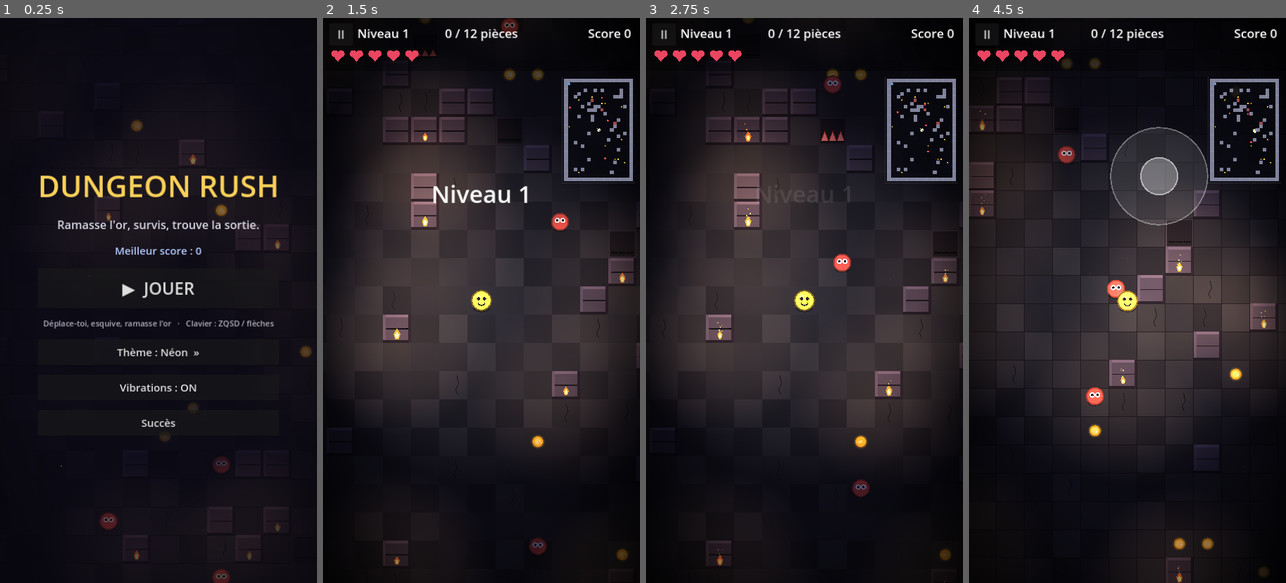
Above: before the commit, frames 1-4 (left to right).
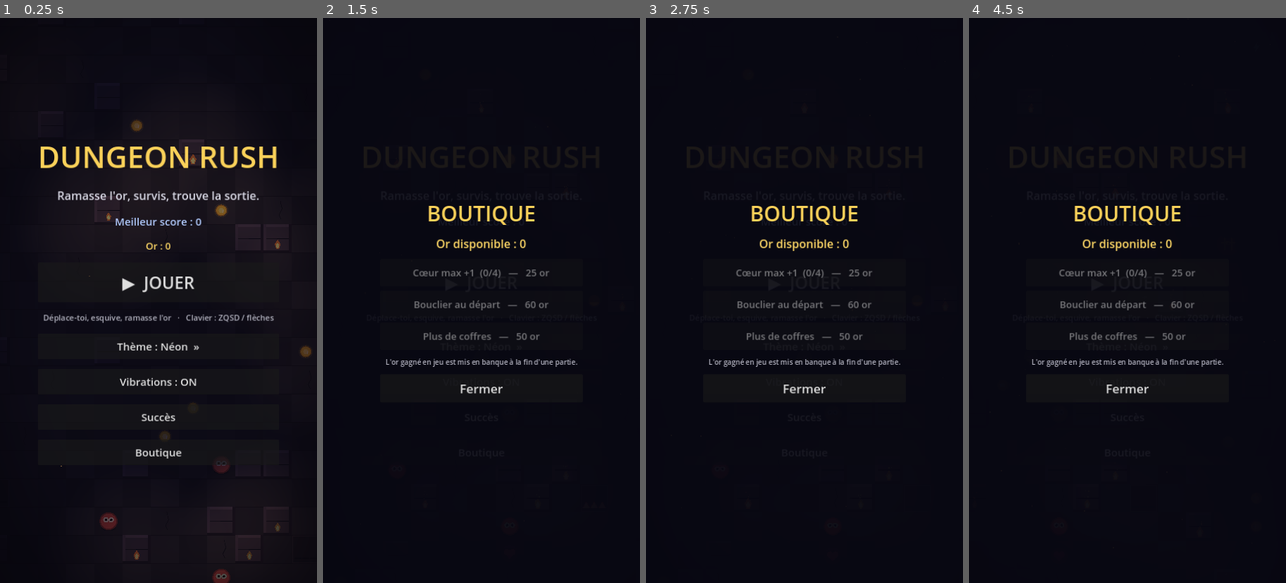
Above: after the commit, the same moments.

Repository: keerigan/godot-dungeon
Game: Godot game, scene res://scenes/Main.tscn
Two runs of this game, one before a commit and one after it. Both use one fixed random seed, a clock stepped at 60 frames per second and the inputs below.
Inputs (mouse positions are in pixels of both pictures, inside the frame that each line leads up to):
- Up to frame 1 (0.25 s): no input
- Up to frame 2 (1.5 s): click (481, 453) at 0.5 s, where only the run after the commit has a clickable "Boutique"; click "▶ JOUER" at 1.25 s
- Up to frame 3 (2.75 s): click (804, 283) at 2 s, where only the run after the commit has a clickable "▶ JOUER"
- Up to frame 4 (4.5 s): move the mouse to (1197, 272) at 2.77 s; hold D 2.78-3.5 s; click (1197, 272) at 2.92 s; drag from (1064, 328) to (1254, 385) at 3.52 s; move the mouse to (1159, 176) at 4.27 s; hold D from 4.28 s (still down); click (1159, 176) at 4.42 s

The runs differ from the first frame. In frame 1, 6.1% of the frame differs, in the area x 12-88%, y 22-80%; in frame 2, 42%, in the area x 2-100%, y 0-97%; in frame 3, 41%; in frame 4, 40%.

Commit message:
Boutique : donner un but à l'or (méta-progression)
- Porte-monnaie persistant : l'or gagné en jeu est mis en banque à la fin
  d'une partie (mort ou quitter)
- Boutique sur l'écran-titre : améliorations permanentes achetées avec l'or
  - Cœur max +1 (jusqu'à +4), coût croissant
  - Bouclier au départ (bouclier de 4s à chaque niveau)
  - Plus de coffres (chance de coffre 60% -> 85%)
- Or affiché sur l'écran-titre ; état sauvegardé

Validé : import + exécution headless sans erreur ; boutique vérifiée en rendu.

Co-Authored-By: Claude Opus 4.8 <noreply@anthropic.com>
Claude-Session: https://claude.ai/code/session_01WATrZWmuEbz921xMfBvaBQ

Diff:
--- a/scripts/Game.gd
+++ b/scripts/Game.gd
@@ -104,6 +104,10 @@
 var _stats: Dictionary = {}          ## Compteurs cumulés (persistés)
 var _unlocked: Dictionary = {}       ## Succès débloqués (persistés)
 var _damage_free_level := true       ## Niveau en cours sans dégât ?
+var gold := 0                        ## Porte-monnaie persistant (boutique)
+var up_hearts := 0                   ## Amélioration : cœurs max en plus (0-4)
+var up_shield := false               ## Amélioration : bouclier au départ
+var up_lucky := false                ## Amélioration : plus de coffres
 
 # Éclairage / ambiance
 var _light_tex: GradientTexture2D
@@ -149,6 +153,10 @@
 var gameover_score: Label
 var achievements_root: Control
 var pause_root: Control
+var shop_root: Control
+var _shop_list: VBoxContainer
+var _shop_gold_label: Label
+var title_gold: Label
 var _ach_list: VBoxContainer
 var _toast_label: Label
 var _toast_queue: Array = []
@@ -266,6 +274,7 @@
 	_exit_arrow.enabled = true
 	level = 1
 	player.coins = 0
+	player.max_health = 5 + up_hearts     # amélioration boutique
 	player.visible = true
 	build_level()
 
@@ -283,6 +292,8 @@
 	player.global_position = _cell_to_world(SPAWN_CELL.x, SPAWN_CELL.y)
 	player.reset()
 	player.visible = (state == State.PLAYING)
+	if state == State.PLAYING and up_shield:
+		player.grant_shield(4.0)   # amélioration boutique : bouclier de départ
 
 	var free_cells := _free_cells()
 	free_cells.shuffle()
@@ -317,8 +328,8 @@
 		var kind := Powerup.Kind.HEART if randf() < 0.6 else Powerup.Kind.SPEED
 		_spawn_powerup(free_cells.pop_back(), kind)
 
-	# Coffre (une chance sur deux environ)
-	if randf() < 0.6 and not free_cells.is_empty():
+	# Coffre (plus fréquent avec l'amélioration boutique)
+	if randf() < (0.85 if up_lucky else 0.6) and not free_cells.is_empty():
 		_spawn_chest(free_cells.pop_back())
 
 	# Boss tous les 5 niveaux
@@ -422,8 +433,9 @@
 	_vibrate(300)
 	if player.coins > best_score:
 		best_score = player.coins
-		_save_prefs()
-	gameover_score.text = "Score : %d   ·   Niveau %d\nMeilleur : %d" % [player.coins, level, best_score]
+	var run := player.coins
+	gameover_score.text = "Score : %d   ·   Niveau %d\nMeilleur : %d\n+%d or en banque" % [run, level, best_score, run]
+	_bank_run()
 	gameover_root.visible = true
 
 
@@ -996,6 +1008,7 @@
 	_build_gameover_ui()
 	_build_achievements_ui()
 	_build_pause_ui()
+	_build_shop_ui()
 
 
 func _build_vignette() -> void:
@@ -1091,6 +1104,12 @@
 	title_best.add_theme_color_override("font_color", Color(0.7, 0.8, 1.0))
 	box.add_child(title_best)
 
+	title_gold = Label.new()
+	title_gold.horizontal_alignment = HORIZONTAL_ALIGNMENT_CENTER
+	title_gold.add_theme_font_size_override("font_size", 22)
+	title_gold.add_theme_color_override("font_color", Color(1.0, 0.85, 0.4))
+	box.add_child(title_gold)
+
 	var play := Button.new()
 	play.text = "  ▶  JOUER  "
 	play.add_theme_font_size_override("font_size", 38)
@@ -1130,6 +1149,14 @@
 	ach_btn.pressed.connect(_open_achievements)
 	box.add_child(ach_btn)
 
+	var shop_btn := Button.new()
+	shop_btn.text = "Boutique"
+	shop_btn.add_theme_font_size_override("font_size", 24)
+	shop_btn.custom_minimum_size = Vector2(300, 58)
+	shop_btn.focus_mode = Control.FOCUS_NONE
+	shop_btn.pressed.connect(_open_shop)
+	box.add_child(shop_btn)
+
 	_refresh_best_labels()
 
 
@@ -1172,6 +1199,116 @@
 	close.focus_mode = Control.FOCUS_NONE
 	close.pressed.connect(func(): achievements_root.visible = false)
 	box.add_child(close)
+
+
+func _build_shop_ui() -> void:
+	shop_root = Control.new()
+	shop_root.set_anchors_preset(Control.PRESET_FULL_RECT)
+	shop_root.mouse_filter = Control.MOUSE_FILTER_STOP
+	shop_root.visible = false
+	ui_layer.add_child(shop_root)
+
+	var dim := ColorRect.new()
+	dim.color = Color(0.03, 0.03, 0.07, 0.92)
+	dim.set_anchors_preset(Control.PRESET_FULL_RECT)
+	shop_root.add_child(dim)
+
+	var center := CenterContainer.new()
+	center.set_anchors_preset(Control.PRESET_FULL_RECT)
+	shop_root.add_child(center)
+
+	var box := VBoxContainer.new()
+	box.alignment = BoxContainer.ALIGNMENT_CENTER
+	box.add_theme_constant_override("separation", 16)
+	center.add_child(box)
+
+	var title := Label.new()
+	title.text = "BOUTIQUE"
+	title.horizontal_alignment = HORIZONTAL_ALIGNMENT_CENTER
+	title.add_theme_font_size_override("font_size", 48)
+	title.add_theme_color_override("font_color", Color(0.98, 0.82, 0.35))
+	box.add_child(title)
+
+	_shop_gold_label = Label.new()
+	_shop_gold_label.horizontal_alignment = HORIZONTAL_ALIGNMENT_CENTER
+	_shop_gold_label.add_theme_font_size_override("font_size", 26)
+	_shop_gold_label.add_theme_color_override("font_color", Color(1.0, 0.85, 0.4))
+	box.add_child(_shop_gold_label)
+
+	_shop_list = VBoxContainer.new()
+	_shop_list.add_theme_constant_override("separation", 10)
+	box.add_child(_shop_list)
+
+	var hint := Label.new()
+	hint.text = "L'or gagné en jeu est mis en banque à la fin d'une partie."
+	hint.horizontal_alignment = HORIZONTAL_ALIGNMENT_CENTER
+	hint.add_theme_font_size_override("font_size", 16)
+	hint.add_theme_color_override("font_color", Color(0.7, 0.7, 0.75))
+	box.add_child(hint)
+
+	var close := Button.new()
+	close.text = "  Fermer  "
+	close.add_theme_font_size_override("font_size", 28)
+	close.custom_minimum_size = Vector2(220, 64)
+	close.focus_mode = Control.FOCUS_NONE
+	close.pressed.connect(func(): shop_root.visible = false)
+	box.add_child(close)
+
+
+func _shop_cost(id: String) -> int:
+	match id:
+		"hearts": return 25 * (up_hearts + 1)
+		"shield": return 60
+		"lucky": return 50
+	return 0
+
+
+func _shop_maxed(id: String) -> bool:
+	match id:
+		"hearts": return up_hearts >= 4
+		"shield": return up_shield
+		"lucky": return up_lucky
+	return false
+
+
+func _shop_row_text(id: String) -> String:
+	match id:
+		"hearts": return "Cœur max +1  (%d/4)" % up_hearts
+		"shield": return "Bouclier au départ"
+		"lucky": return "Plus de coffres"
+	return id
+
+
+func _buy(id: String) -> void:
+	if _shop_maxed(id) or gold < _shop_cost(id):
+		return
+	gold -= _shop_cost(id)
+	match id:
+		"hearts": up_hearts += 1
+		"shield": up_shield = true
+		"lucky": up_lucky = true
+	Sfx.play(Sfx.powerup)
+	_vibrate(30)
+	_save_prefs()
+	_open_shop()
+
+
+func _open_shop() -> void:
+	_refresh_best_labels()
+	for c in _shop_list.get_children():
+		c.queue_free()
+	for id in ["hearts", "shield", "lucky"]:
+		var maxed := _shop_maxed(id)
+		var cost := _shop_cost(id)
+		var b := Button.new()
+		b.text = _shop_row_text(id) + ("   —   ACHETÉ" if maxed else "   —   %d or" % cost)
+		b.add_theme_font_size_override("font_size", 22)
+		b.custom_minimum_size = Vector2(460, 62)
+		b.focus_mode = Control.FOCUS_NONE
+		b.disabled = maxed or gold < cost
+		b.pressed.connect(_buy.bind(id))
+		_shop_list.add_child(b)
+	shop_root.visible = true
 
 
 func _build_pause_ui() -> void:
@@ -1232,6 +1369,7 @@
 
 func _quit_to_title() -> void:
 	_resume()
+	_bank_run()          # on garde l'or gagné pendant la partie
 	_goto_title()
 
 
@@ -1308,6 +1446,17 @@
 func _refresh_best_labels() -> void:
 	if title_best != null:
 		title_best.text = "Meilleur score : %d" % best_score
+	if title_gold != null:
+		title_gold.text = "Or : %d" % gold
+	if _shop_gold_label != null:
+		_shop_gold_label.text = "Or disponible : %d" % gold
+
+
+func _bank_run() -> void:
+	if player.coins > 0:
+		gold += player.coins
+		player.coins = 0
+		_save_prefs()
 
 
 func _update_hud() -> void:
@@ -1342,6 +1491,10 @@
 			_stats = st.duplicate()
 		for id in cfg.get_value("achievements", "unlocked", []):
 			_unlocked[id] = true
+		gold = int(cfg.get_value("shop", "gold", 0))
+		up_hearts = clampi(int(cfg.get_value("shop", "hearts", 0)), 0, 4)
+		up_shield = bool(cfg.get_value("shop", "shield", false))
+		up_lucky = bool(cfg.get_value("shop", "lucky", false))
 
 
 func _save_prefs() -> void:
@@ -1351,6 +1504,10 @@
 	cfg.set_value("options", "theme", theme_idx)
 	cfg.set_value("stats", "data", _stats)
 	cfg.set_value("achievements", "unlocked", _unlocked.keys())
+	cfg.set_value("shop", "gold", gold)
+	cfg.set_value("shop", "hearts", up_hearts)
+	cfg.set_value("shop", "shield", up_shield)
+	cfg.set_value("shop", "lucky", up_lucky)
 	cfg.save(SAVE_PATH)
 	_refresh_best_labels()
 
Not shown, changed: README.md
